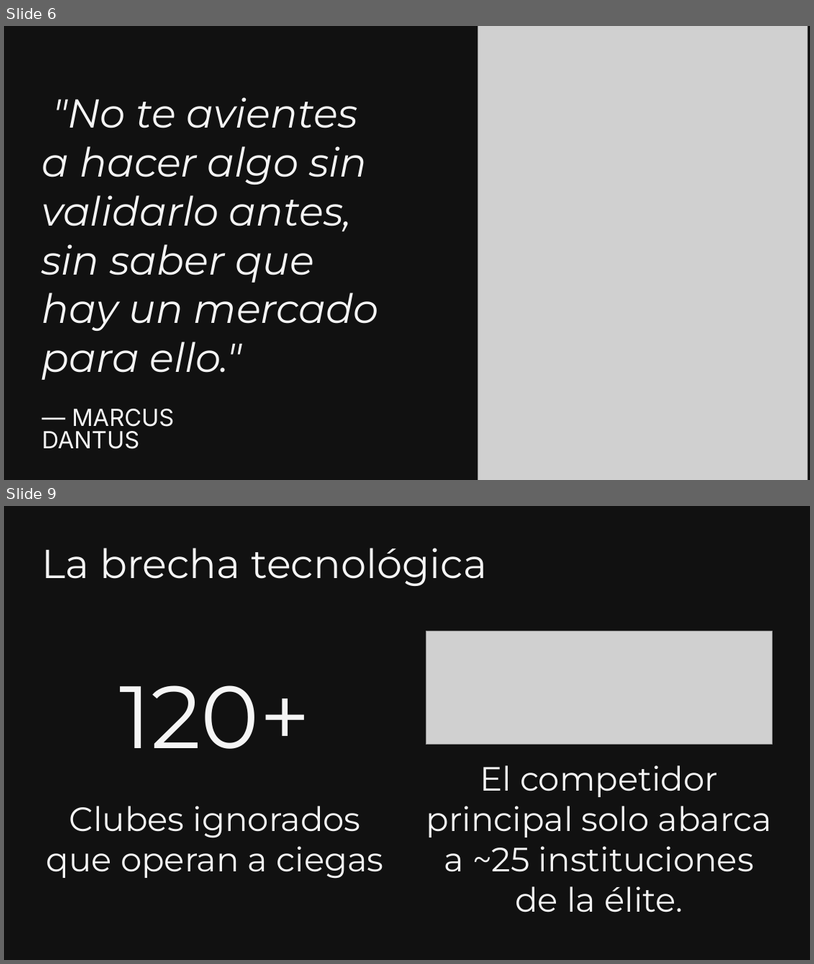
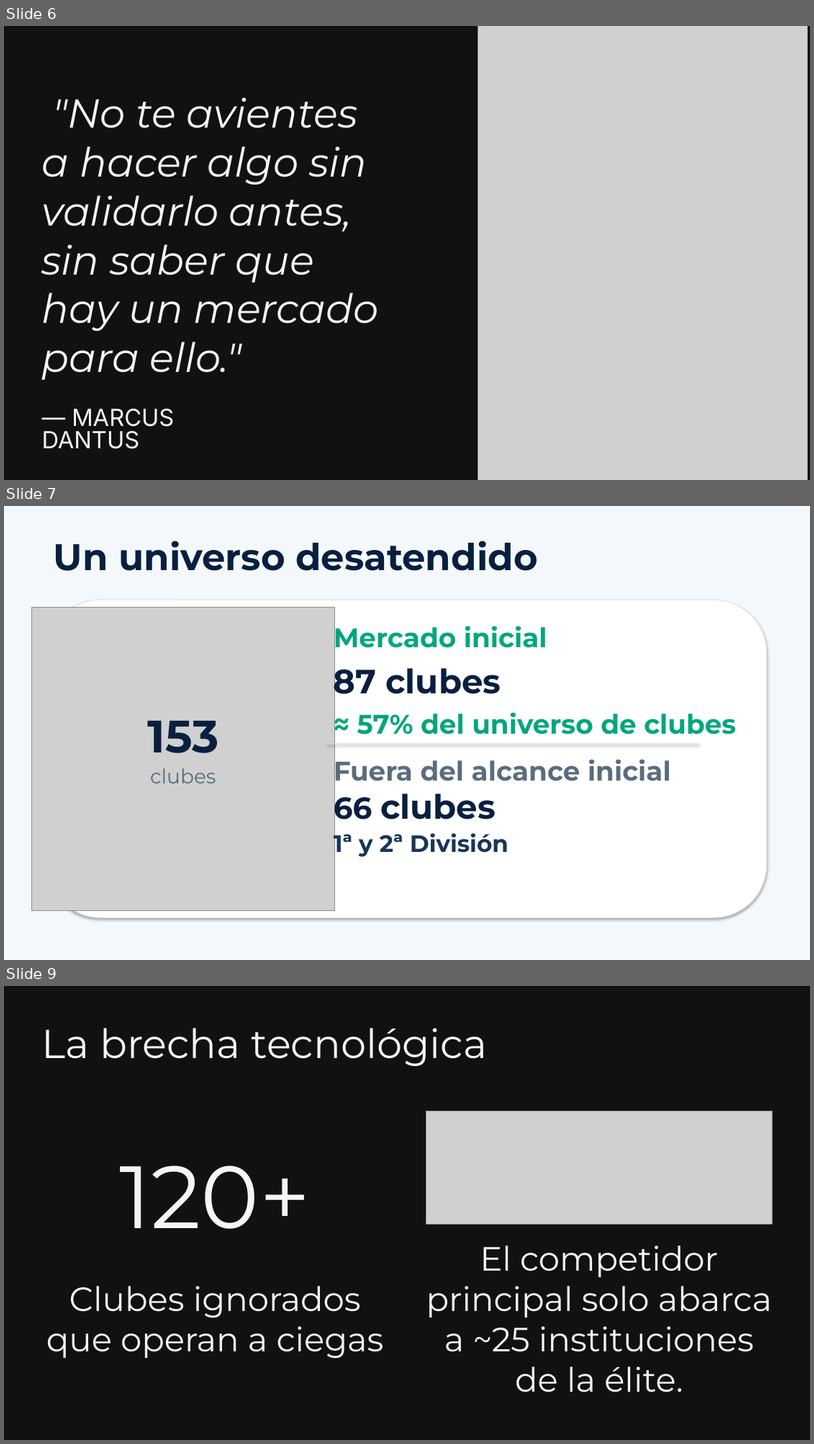
Before and after one commit to TrabajoProfesional-AGGZ/documentacion, a slide deck: entrega_final/defensa/Presentacion_SocioUnido.pptx. Shown one above the other, each under a label of ours: slides 6 and 9 before the commit, slides 6, 7 and 9 after it; the slides between them are not shown. The pictures are 814x964 and 814x1444 pixels, drawn with LibreOffice and Linux fonts; fonts in the diff are those of the drawing; grey boxes stand for pictures; background and template pictures are left out. Boxes give left, top, right and bottom in pixels: in the first picture for what was removed or moved away, otherwise in the second. Text is boxed around its words. In the diff, an @@ line names an element or a change of style, - is before the commit and + after.

```diff
--- a/entrega_final/defensa/Presentacion_SocioUnido.pptx
+++ b/entrega_final/defensa/Presentacion_SocioUnido.pptx
@@ slide 7 added at [4,506,810,960], background #F5F8FB @@
@@ text added at [54,541,538,571], 44 pt, text #081F3F, bold @@
+Un universo desatendido
@@ picture added at [32,607,335,910] @@
@@ rounded rectangle added at [47,600,767,917], fill #FFFFFF, outline #DEE6EE 1 pt @@
@@ text added at [334,621,548,654], 32 pt, text #00A67E, bold @@
+Mercado inicial
@@ text added at [334,661,502,701], 40 pt, text #081F3F, bold @@
+87 clubes
@@ text added at [147,721,219,753], 54 pt, text #081F3F, bold @@
+153
@@ text added at [358,712,736,734], 32 pt, text #00A67E, bold @@
+≈ 57% del universo de clubes
@@ rectangle added at [328,743,700,744], fill #DEE6EE @@
@@ text added at [334,754,671,787], 32 pt, text #5B6C7E, bold @@
+Fuera del alcance inicial
@@ text added at [150,768,216,783], 24 pt, text #5B6C7E @@
+clubes
@@ text added at [334,789,496,826], 40 pt, text #081F3F, bold @@
+66 clubes
@@ text added at [334,829,509,857], 28 pt, text #183559, bold @@
+1ª y 2ª División
```
Also in this commit, not shown: 2 slides changed, 6 other slides added, 4 slides removed, 1 other file.
